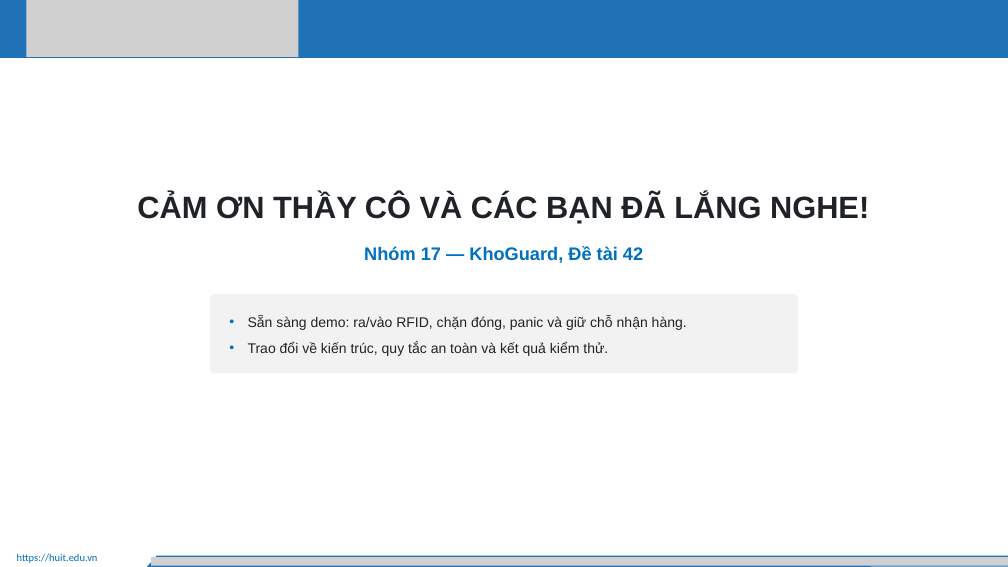
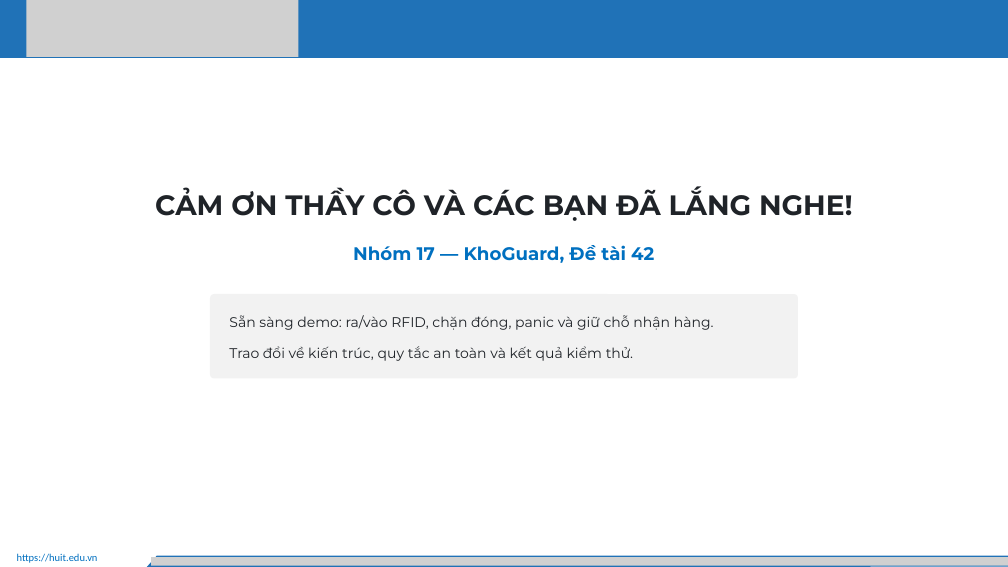
Before and after one commit to Huuloc123456/khoguard-iot, a slide deck: slide 33 of docs/slides/KhoGuard-thuyet-trinh.pptx. Drawn at 1008x567 pixels with LibreOffice and Linux fonts; fonts in the diff are those of the drawing; grey boxes stand for pictures. Boxes give left, top, right and bottom in pixels: in the first picture for what was removed or moved away, otherwise in the second. Text is boxed around its words. In the diff, an @@ line names an element or a change of style, - is before the commit and + after.

```diff
--- a/docs/slides/KhoGuard-thuyet-trinh.pptx
+++ b/docs/slides/KhoGuard-thuyet-trinh.pptx
@@ text "CẢM ƠN THẦY CÔ VÀ ..." at box(155, 188, 853, 221): size 44 to 40 pt, font Arial to Montserrat @@
@@ text "Nhóm 17 — KhoGuard, Đề ..." at box(353, 245, 654, 263): font Arial to Montserrat @@
@@ rounded rectangle "Sẵn sàng demo: ra/vào RFID, ...": place and size @@
-rounded rectangle "Sẵn sàng demo: ra/vào RFID, ..." at box(210, 294, 798, 373)
+rounded rectangle "Sẵn sàng demo: ra/vào RFID, ..." at box(210, 294, 798, 379)
@@ rounded rectangle "Sẵn sàng demo: ra/vào RFID, ..." at box(210, 294, 798, 379): font Arial to Montserrat; bullet • to none; line spacing 1.08 to 1.1; more space between paragraphs @@
```
Also in this commit, not shown: 32 other slides changed, 7 other files.
